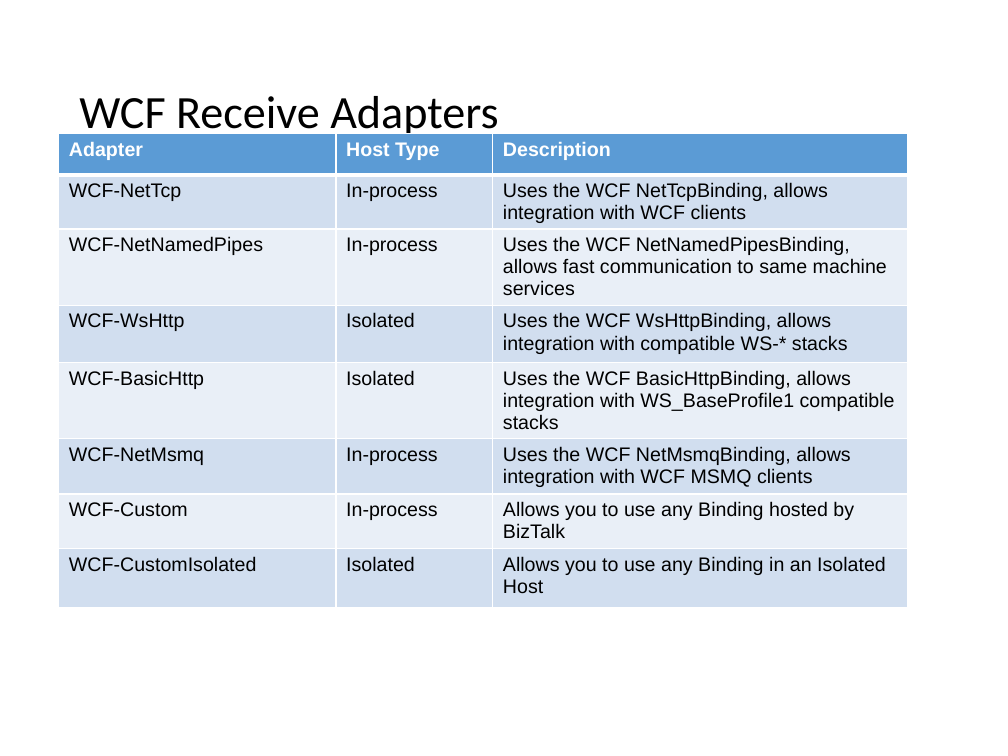
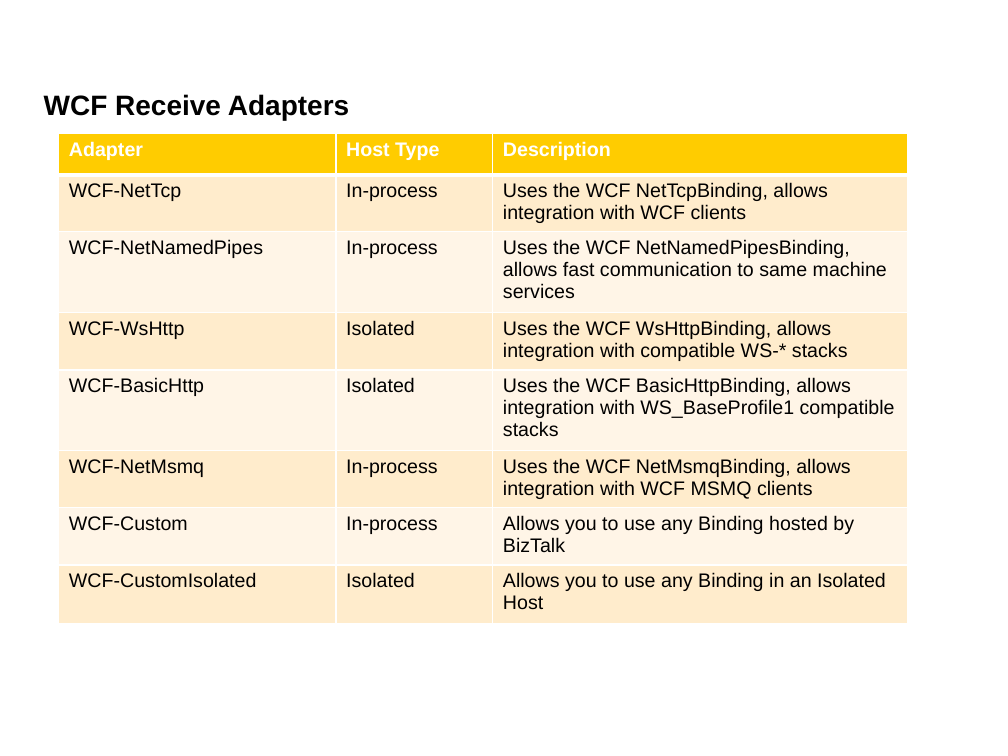
Before and after one commit to wmmihaa/BizTalk-Server---Developing-Integration-Solutions, a slide deck: slide 10 of Slides/Module 8 - Web Services and WCF.pptx. Drawn at 1008x756 pixels with LibreOffice and Linux fonts; fonts in the diff are those of the drawing. Boxes give left, top, right and bottom in pixels: in the first picture for what was removed or moved away, otherwise in the second. Text is boxed around its words. In the diff, an @@ line names an element or a change of style, - is before the commit and + after.

```diff
--- a/Slides/Module 8 - Web Services and WCF.pptx
+++ b/Slides/Module 8 - Web Services and WCF.pptx
@@ title "WCF Receive Adapters": place and size @@
-title "WCF Receive Adapters" at bbox=[79, 96, 499, 139]
+title "WCF Receive Adapters" at bbox=[44, 94, 349, 120]
@@ title "WCF Receive Adapters" at bbox=[44, 94, 349, 120]: size 33 to 20 pt, font Calibri to Arial, bold on; line spacing 0.9 to 1 @@
@@ table at bbox=[58, 134, 907, 624] @@
@@ fill #5B9BD5 to #FFCC00 in row 1 @@
@@ fill #D2DEEF to #FFECCC in 12 cells @@
@@ fill #EAEFF7 to #FFF6E7 in 9 cells @@
```
Also in this commit, not shown: 33 other slides changed.
